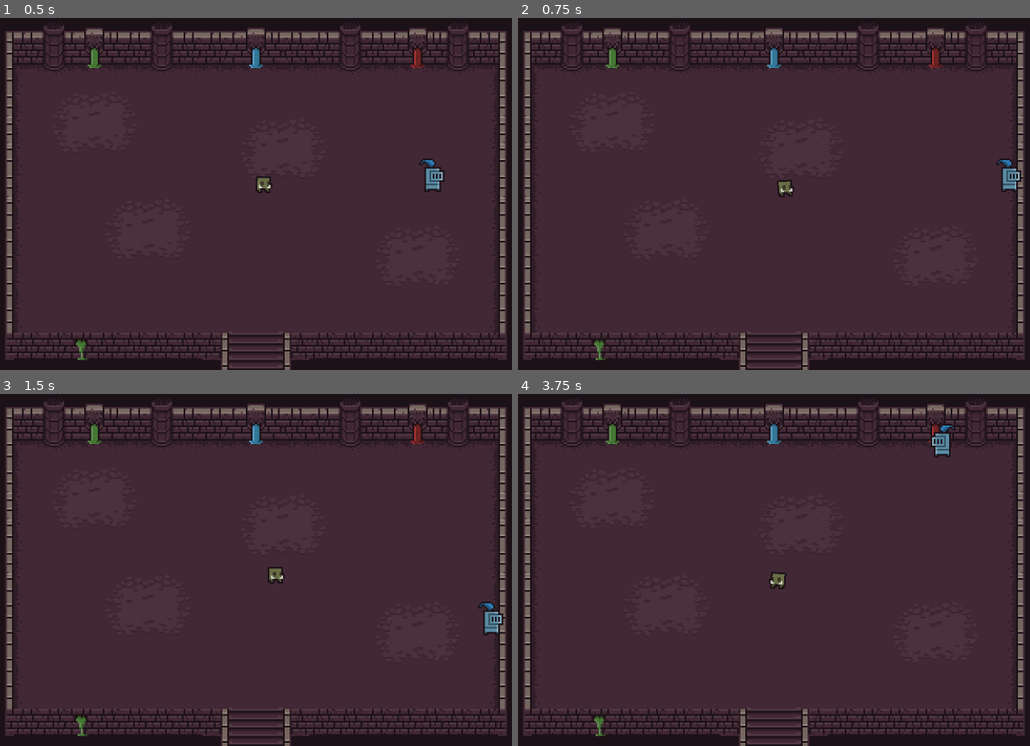
Above: before the commit, frames 1-4 (two rows, left to right).
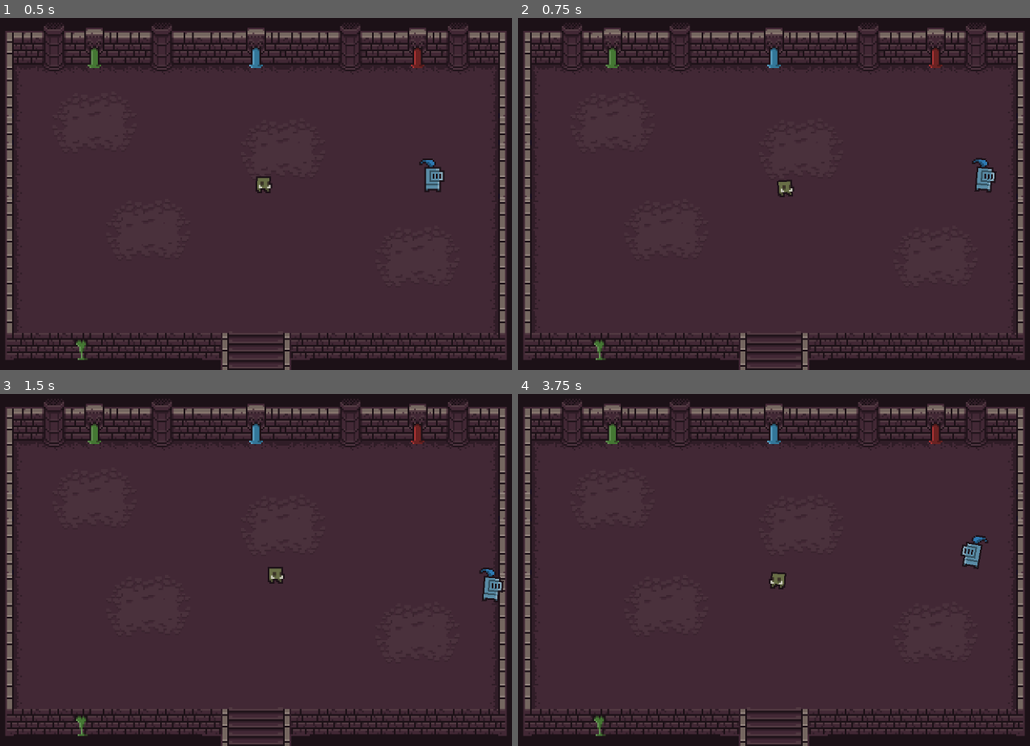
Above: after the commit, the same moments.

Repository: jovialen/dungeon-game
Game: Godot game, scene res://Scenes/Main.tscn
Two runs of this game, one before a commit and one after it. Both use one fixed random seed, a clock stepped at 60 frames per second and the inputs below.
Inputs:
- Up to frame 1 (0.5 s): no input
- Up to frame 2 (0.75 s): tap Enter at 0.5 s; hold D (move_right) from 0.53 s (still down)
- Up to frame 3 (1.5 s): release D (move_right) at 1.28 s; hold S (move_down) from 1.28 s (still down)
- Up to frame 4 (3.75 s): release S (move_down) at 2.03 s; hold D (move_right) 2.03-2.78 s; tap Space at 2.75 s; hold W (move_up) 2.78-3.53 s; hold A (move_left) from 3.53 s (still down)

Frame 1 is identical in both runs. In frame 2, 0.6% of the frame differs, in the area x 88-99%, y 39-50%; in frame 3, 0.5%; in frame 4, 0.6%.

Commit message:
feat: add walking animation to player

Diff:
--- a/Scenes/Characters/Goblin.tscn
+++ b/Scenes/Characters/Goblin.tscn
@@ -5,7 +5,7 @@
 [ext_resource type="Script" path="res://Scripts/Characters/Health.gd" id="2_funha"]
 [ext_resource type="Script" path="res://Scripts/State Machine/State Machine.gd" id="3_tcb2r"]
 [ext_resource type="Script" path="res://Scripts/State Machine/WanderState.gd" id="4_ay6tg"]
-[ext_resource type="Script" path="res://Scripts/Characters/GoblinAnimation.gd" id="5_fkmht"]
+[ext_resource type="Script" path="res://Scripts/Characters/SimpleWalkingAnimationController.gd" id="5_fkmht"]
 
 [sub_resource type="RectangleShape2D" id="RectangleShape2D_pi5t8"]
 size = Vector2(9, 10)
--- a/Scenes/Characters/Player.tscn
+++ b/Scenes/Characters/Player.tscn
@@ -1,12 +1,63 @@
-[gd_scene load_steps=6 format=3 uid="uid://bhig2uvs8teqq"]
+[gd_scene load_steps=16 format=3 uid="uid://bhig2uvs8teqq"]
 
 [ext_resource type="Script" path="res://Scripts/Characters/Player/Movement.gd" id="1_f7ce8"]
 [ext_resource type="Texture2D" uid="uid://dj1pxogigjwmx" path="res://Assets/0x72_16x16DungeonTileset.v5/items/npc_knight_blue.png" id="2_o7uwv"]
 [ext_resource type="Script" path="res://Scripts/Characters/Health.gd" id="3_ox42a"]
 [ext_resource type="Script" path="res://Scripts/Characters/FlipWithMovementDirection.gd" id="3_vxmvl"]
+[ext_resource type="Script" path="res://Scripts/Characters/SimpleWalkingAnimationController.gd" id="5_s1x6o"]
 
 [sub_resource type="RectangleShape2D" id="RectangleShape2D_c1p15"]
 size = Vector2(8, 7)
+
+[sub_resource type="Animation" id="Animation_s40dd"]
+resource_name = "idle"
+
+[sub_resource type="Animation" id="Animation_3cyc3"]
+resource_name = "walking"
+length = 0.4
+loop_mode = 1
+tracks/0/type = "value"
+tracks/0/imported = false
+tracks/0/enabled = true
+tracks/0/path = NodePath("..:rotation")
+tracks/0/interp = 1
+tracks/0/loop_wrap = true
+tracks/0/keys = {
+"times": PackedFloat32Array(0, 0.1, 0.3, 0.4),
+"transitions": PackedFloat32Array(1, 1, 1, 1),
+"update": 0,
+"values": [0.0, 0.174533, -0.174533, 0.0]
+}
+
+[sub_resource type="AnimationLibrary" id="AnimationLibrary_f0q6m"]
+_data = {
+"idle": SubResource("Animation_s40dd"),
+"walking": SubResource("Animation_3cyc3")
+}
+
+[sub_resource type="AnimationNodeAnimation" id="AnimationNodeAnimation_5hbby"]
+animation = &"idle"
+
+[sub_resource type="AnimationNodeAnimation" id="AnimationNodeAnimation_f7roq"]
+animation = &"walking"
+
+[sub_resource type="AnimationNodeStateMachineTransition" id="AnimationNodeStateMachineTransition_2o1wj"]
+advance_mode = 2
+advance_condition = &"is_moving"
+
+[sub_resource type="AnimationNodeStateMachineTransition" id="AnimationNodeStateMachineTransition_vywkk"]
+advance_mode = 2
+advance_condition = &"is_idle"
+
+[sub_resource type="AnimationNodeStateMachineTransition" id="AnimationNodeStateMachineTransition_4ao5s"]
+advance_mode = 2
+
+[sub_resource type="AnimationNodeStateMachine" id="AnimationNodeStateMachine_3qrtm"]
+states/idle/node = SubResource("AnimationNodeAnimation_5hbby")
+states/idle/position = Vector2(409, 100)
+states/walking/node = SubResource("AnimationNodeAnimation_f7roq")
+states/walking/position = Vector2(680, 100)
+transitions = ["idle", "walking", SubResource("AnimationNodeStateMachineTransition_2o1wj"), "walking", "idle", SubResource("AnimationNodeStateMachineTransition_vywkk"), "Start", "idle", SubResource("AnimationNodeStateMachineTransition_4ao5s")]
 
 [node name="Player" type="CharacterBody2D"]
 z_index = 100
@@ -27,3 +78,21 @@
 [node name="Health" type="Node" parent="."]
 editor_description = "Health of a node"
 script = ExtResource("3_ox42a")
+
+[node name="AnimationTree" type="AnimationTree" parent="." node_paths=PackedStringArray("parent")]
+root_node = NodePath(".")
+libraries = {
+"": SubResource("AnimationLibrary_f0q6m")
+}
+tree_root = SubResource("AnimationNodeStateMachine_3qrtm")
+anim_player = NodePath("../AnimationPlayer")
+parameters/conditions/is_idle = false
+parameters/conditions/is_moving = false
+script = ExtResource("5_s1x6o")
+parent = NodePath("..")
+
+[node name="AnimationPlayer" type="AnimationPlayer" parent="."]
+root_node = NodePath("../AnimationTree")
+libraries = {
+"": SubResource("AnimationLibrary_f0q6m")
+}
--- a/Scenes/Main.tscn
+++ b/Scenes/Main.tscn
@@ -19,6 +19,5 @@
 
 [node name="Player" parent="." instance=ExtResource("2_b4ftn")]
 position = Vector2(105, 2)
-SPEED = 200.0
 
 [node name="Goblin" parent="." instance=ExtResource("3_a1uqo")]
--- a/Scripts/Characters/Player/Movement.gd
+++ b/Scripts/Characters/Player/Movement.gd
@@ -2,7 +2,7 @@
 class_name Movement
 
 
-@export var SPEED := 300.0
+@export var SPEED := 100.0
 
 
 func _physics_process(delta):
Renamed: Scripts/Characters/GoblinAnimation.gd -> Scripts/Characters/SimpleWalkingAnimationController.gd
